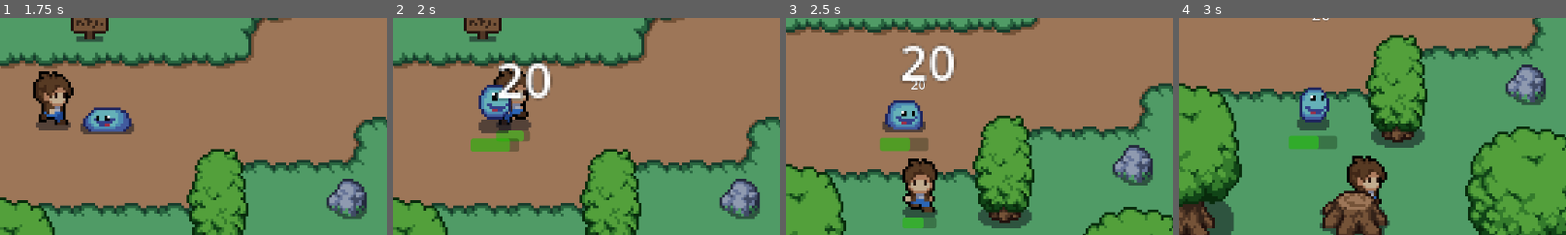
Above: before the commit, frames 1-4 (left to right).
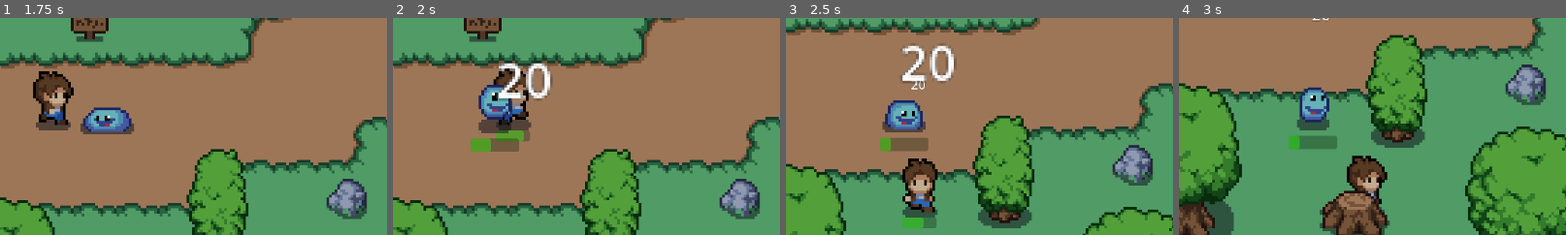
Above: after the commit, the same moments.

Repository: zhengxl266/SPFC-game-mineverse-2
Game: Godot game, scene res://UI/main_menu.tscn
The game is run twice, just before and just after one commit, with the same random seed, the same clock (stepped at 60 frames per second) and the same inputs.
Inputs:
- Up to frame 1 (1.75 s): click "Play" at 0.5 s; hold Right (ui_right) from 1.28 s (still down); tap Q (attack) at 1.35 s
- Up to frame 2 (2 s): keep holding Right (ui_right)
- Up to frame 3 (2.5 s): release Right (ui_right) at 2.03 s; hold Down (ui_down) from 2.03 s (still down); tap Q (attack) at 2.1 s
- Up to frame 4 (3 s): release Down (ui_down) at 2.78 s; hold Right (ui_right) from 2.78 s (still down); tap Q (attack) at 2.85 s
The pictures show only the part of the screen within x 14-64%, y 15-65%; the shares and areas given below are measured in that part.

Frame 1 is identical in both runs. In frame 2, 0.3% of the frame differs, in the area x 24-31%, y 55-62%; in frame 3, 0.3%; in frame 4, 0.3%.

Commit message:
Update enemy.gd

Diff:
--- a/scripts/enemy.gd
+++ b/scripts/enemy.gd
@@ -8,11 +8,16 @@
 @onready var damage_numbers_origin = $DamageNumbersOrigin
 
 @export var speed = 40
+@export var max_health = 60
 
 var player_chasing = false
 var player = null
 var player_inattack_range = false
 var can_take_damage = true
+var current_health = 0
+
+func _ready():
+	current_health = max_health
 
 func _physics_process(delta):
 	deal_with_damage()
@@ -53,15 +58,20 @@
 	if player_inattack_range and Global.player_current_attack == true:
 		if can_take_damage == true:
 			var damage_taken = damage_component.damage_amount
-			health_component.take_damage(damage_taken)
+			current_health -= damage_taken
 			DamageNumbers.display_number(damage_taken, damage_numbers_origin.global_position)
 			$take_damage_cd.start()
 			can_take_damage = false
+			if current_health <= 0:
+				die()
+
+func die():
+	queue_free()
 
 func _on_take_damage_cd_timeout():
 	can_take_damage = true
 
 func update_health():
 	var healthbar = $hp_bar
-	healthbar.value = health_component.get_current_health()
-	healthbar.visible = health_component.get_current_health() < 100
+	healthbar.value = current_health
+	healthbar.visible = current_health < max_health
